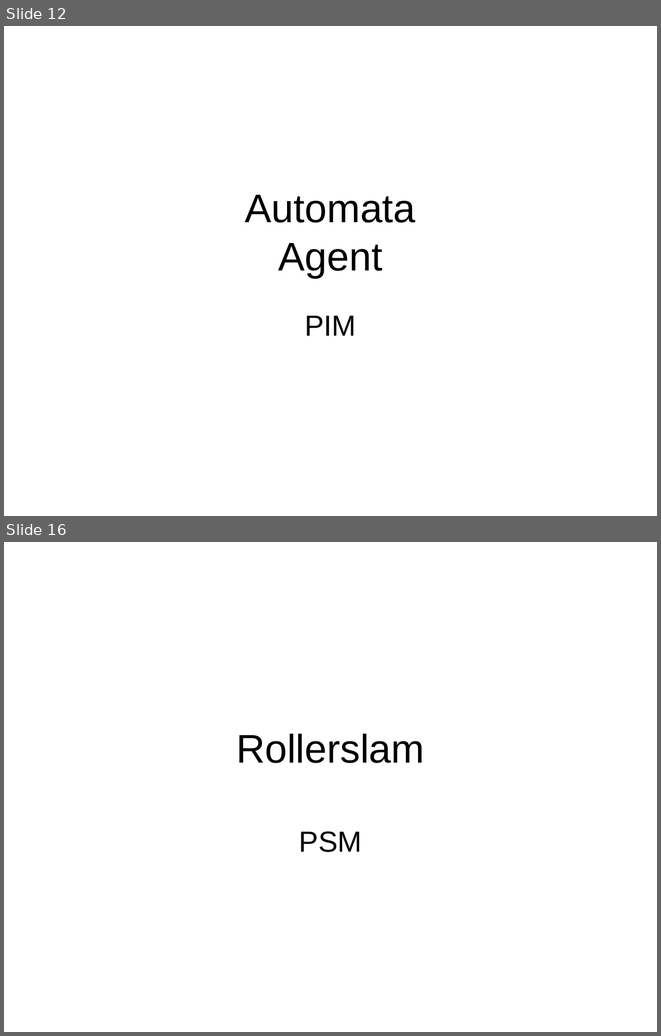
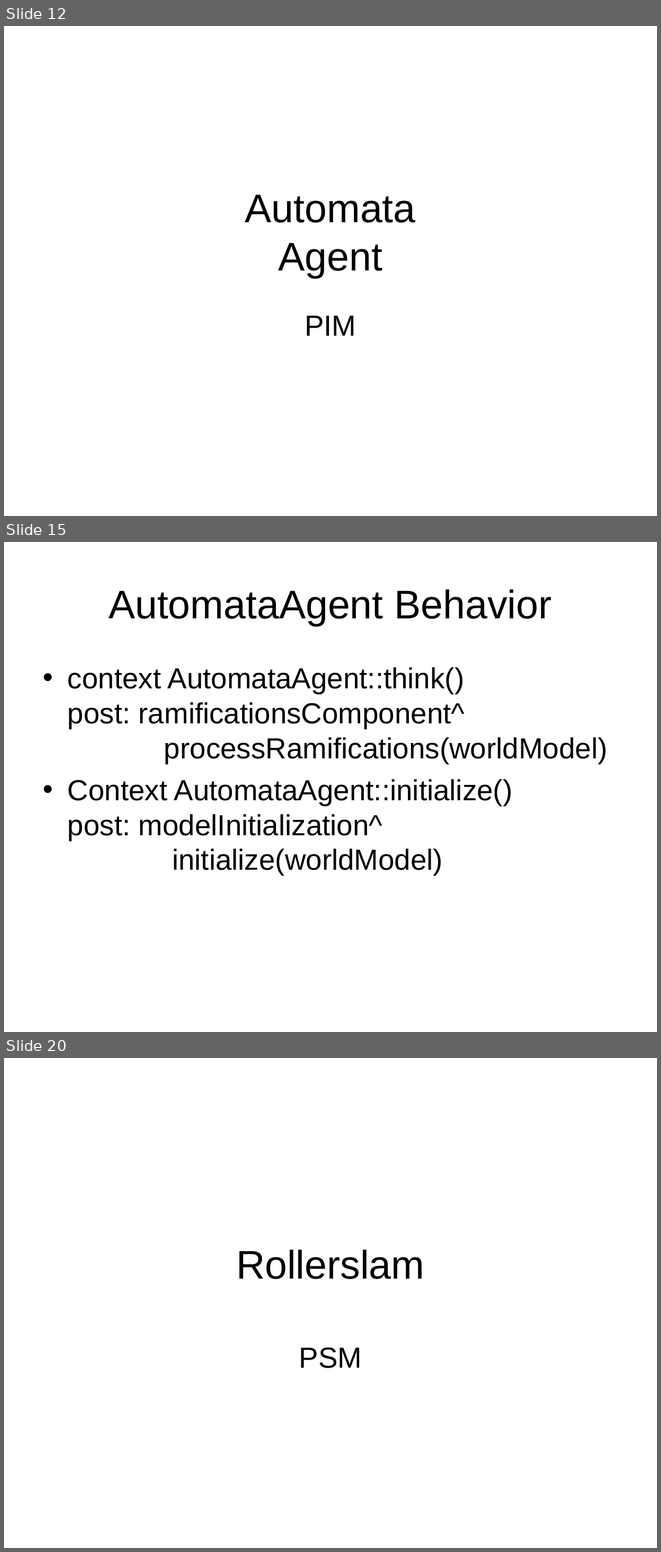
Before and after one commit to krishprince/rollerslam, a slide deck: docs/UML.ppt. Shown one above the other, each under a label of ours: slides 12 and 16 before the commit, slides 12, 15 and 20 after it; the slides between them are not shown. The pictures are 661x1036 and 661x1552 pixels, drawn with LibreOffice and Linux fonts; fonts in the diff are those of the drawing. Boxes give left, top, right and bottom in pixels: in the first picture for what was removed or moved away, otherwise in the second. Text is boxed around its words. In the diff, an @@ line names an element or a change of style, - is before the commit and + after.

Commit message:
updating presentation refactoring test agents

```diff
--- a/docs/UML.ppt
+++ b/docs/UML.ppt
@@ slide 15 added at (4, 542, 657, 1032), background #FFFFFF @@
@@ title added at (108, 589, 552, 626), 44 pt, text #000000 @@
+AutomataAgent Behavior
@@ text added at (68, 667, 608, 875), 32 pt, text #000000 @@
+• context AutomataAgent::think()
+  post: ramificationsComponent^
+  processRamifications(worldModel)
+• Context AutomataAgent::initialize()
+  post: modelInitialization^
+  initialize(worldModel)
@@ what was slide 16 is now slide 20 @@
```
Also in this commit, not shown: 5 slides changed, 5 other slides added.
